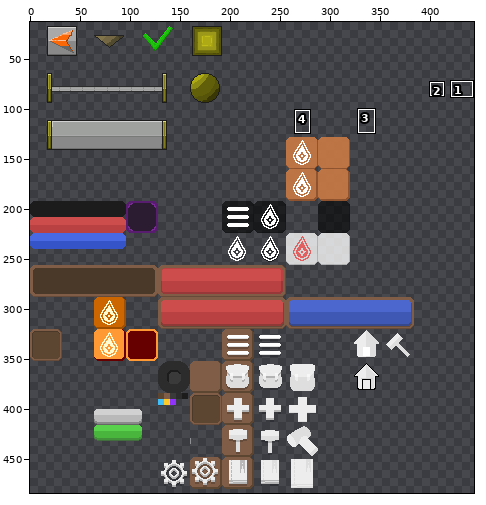
Sprite sheet -- Assets/2. Sprites/UI/UI.png. Above, an overview of the earlier version with the close-up marked.
Close-up. The starting point:
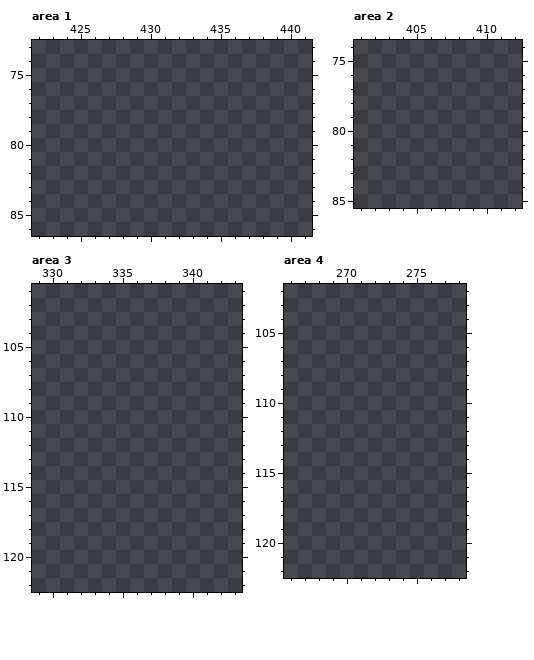
The file is 500x500 pixels. Colours within 5 levels of each other are drawn and written as one. Shown: area 1: x 422..441, y 73..86; area 2: x 401..412, y 74..85; area 3: x 329..343, y 101..122; area 4: x 266..278, y 102..122. The wide view leaves out empty margins. The commit also changed other parts of the picture, which this record leaves out.
New version:
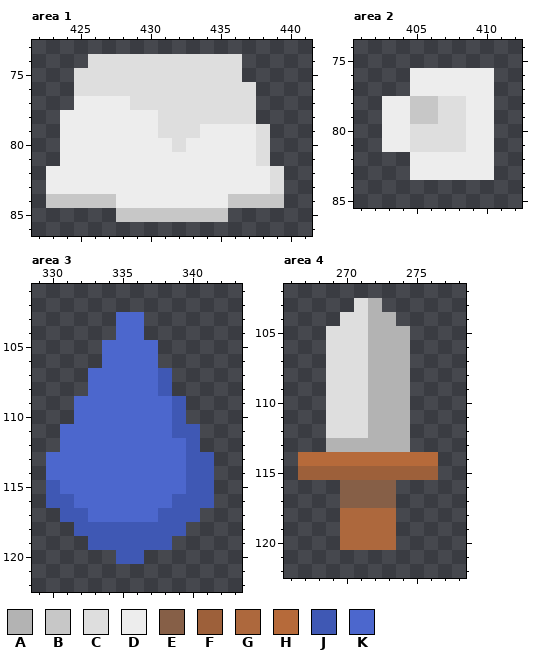
Palette (. is transparent): A #b3b3b3  B #c7c7c7  C #dedede  D #ededed  E #865f47  F #9d603a  G #ad683d  H #b66a3a  J #3f58b4  K #4c67cd
The exact change:
Area 1:
y 74: x 426..436 ........... -> CCCCCCCCCCC
y 75: x 425..436 ............ -> CCCCCCCCCCCC
y 76: x 425..437 ............. -> CCCCCCCCCCCCC
y 77: x 425..437 ............. -> DDDDCCCCCCCCC
y 78: x 424..437 .............. -> DDDDDDDCCCCCCC
y 79: x 424..438 ............... -> DDDDDDDCCCDDDDC
y 80: x 424..438 ............... -> DDDDDDDDCDDDDDC
y 81: x 424..438 ............... -> DDDDDDDDDDDDDDC
y 82..83: x 423..439 ................. -> DDDDDDDDDDDDDDDDC
y 84: x 423..439 ................. -> BBBBBDDDDDDDDBBBB
y 85: x 428..435 ........ -> BBBBBBBB
Area 2:
y 76..77: x 405..410 ...... -> DDDDDD
y 78..79: x 403..410 ........ -> DDBBCCDD
y 80..81: x 403..410 ........ -> DDCCCCDD
y 82..83: x 405..410 ...... -> DDDDDD
Area 3:
y 103..104: x 335..336 .. -> KK
y 105..106: x 334..337 .... -> KKKK
y 107..108: x 333..338 ...... -> KKKKKJ
y 109..110: x 332..339 ........ -> KKKKKKKJ
y 111: x 331..340 .......... -> KKKKKKKKJJ
y 112: x 331..340 .......... -> KKKKKKKKKJ
y 113..114: x 330..341 ............ -> KKKKKKKKKKJJ
y 115: x 330..341 ............ -> JKKKKKKKKKJJ
y 116: x 330..341 ............ -> JJKKKKKKKJJJ
y 117: x 331..340 .......... -> JJKKKKKJJJ
y 118: x 332..339 ........ -> JJJJJJJJ
y 119: x 333..338 ...... -> JJJJJJ
y 120: x 335..336 .. -> JJ
Area 4:
y 103: x 271..272 .. -> CA
y 104: x 270..273 .... -> CCAA
y 105..112: x 269..274 ...... -> CCCAAA
y 113: x 269..274 ...... -> AAAAAA
y 114: x 267..276 .......... -> HHHHHHHHHH
y 115: x 267..276 .......... -> FFFFFFFFFF
y 116..117: x 270..273 .... -> EEEE
y 118..120: x 270..273 .... -> GGGG
